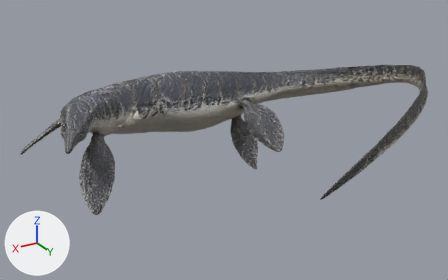
The glTF model public/assets/triassic/creatures/askeptosaurus.preview.glb, before and after one commit.
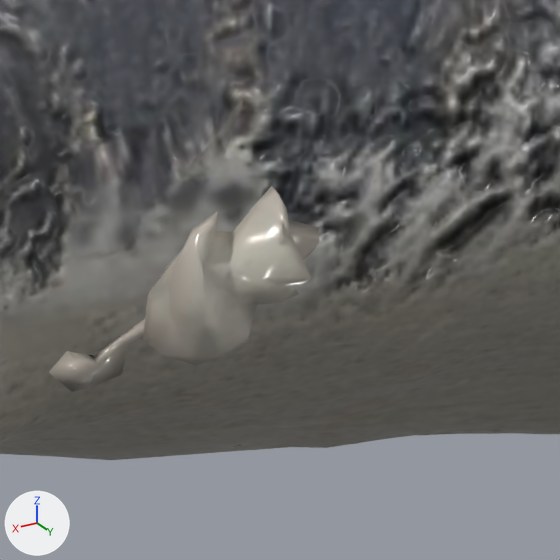
Old and new are each drawn whole from a 50 mm camera at (0.791, 1.342, 0.633) aimed at (-0.004, 0.017, -0.029) and again close up on the part from 25% to 36% of the width and 34% to 51% of the height. Lighting does not change. The marker at lower left points along +X, +Y and +Z. The first two pictures are the older version. Vertices at exactly the same position are counted once.

Script lines for the objects in view, before the commit:
```python
me_tripo_mesh_93520fae_b1e1_4356_a4e1_46f978243502_001 = bpy.data.meshes.new('tripo_mesh_93520fae-b1e1-4356-a4e1-46f978243502.001')
me_tripo_mesh_93520fae_b1e1_4356_a4e1_46f978243502_001.from_pydata(...)  # 9597 vertices, 19186 faces; spans x -0.43..0.43, y -0.5..0.5, z -0.2..0.2
me_tripo_mesh_93520fae_b1e1_4356_a4e1_46f978243502_001.materials.append(mat_tripo_material_93520fae_b1e1_4356_a4e1_46f978243502)
ob_tripo_node_93520fae_b1e1_4356_a4e1_46f978243502_001 = bpy.data.objects.new('tripo_node_93520fae-b1e1-4356-a4e1-46f978243502.001', me_tripo_mesh_93520fae_b1e1_4356_a4e1_46f978243502_001)
ob_tripo_node_93520fae_b1e1_4356_a4e1_46f978243502_001.location = (0.0, 0.0, 0.0)
```
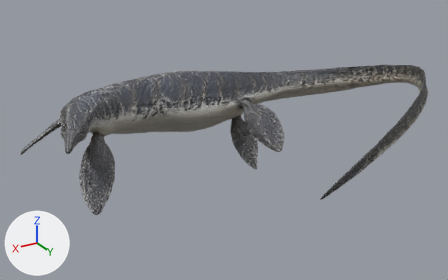
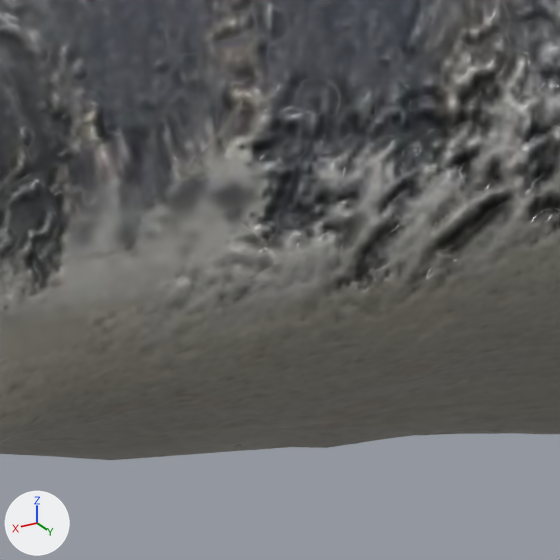
Changed parts and their boxes (x1, y1, x2, y2) in the close-ups (560 x 560 px):
```json
{"part": 1, "of": "me_tripo_mesh_93520fae_b1e1_4356_a4e1_46f978243502_001", "change": "deleted", "before": [49, 186, 320, 392]}
```

Scene script edits in JSON lines:
```json
{"block": "me_tripo_mesh_93520fae_b1e1_4356_a4e1_46f978243502_001", "where": "# used by ob_tripo_node_93520fae_b1e1_4356_a4e1_46f978243502_001; location = (0.0, 0.0, 0.0)"}
{"op": "remove", "block": "me_tripo_mesh_93520fae_b1e1_4356_a4e1_46f978243502_001", "code": "me_tripo_mesh_93520fae_b1e1_4356_a4e1_46f978243502_001.from_pydata(...)  # 9597 vertices, 19186 faces; spans x -0.43..0.43, y -0.5..0.5, z -0.2..0.2"}
{"op": "add", "block": "me_tripo_mesh_93520fae_b1e1_4356_a4e1_46f978243502_001", "code": "me_tripo_mesh_93520fae_b1e1_4356_a4e1_46f978243502_001.from_pydata(...)  # 9478 vertices, 18952 faces; spans x -0.43..0.43, y -0.5..0.5, z -0.2..0.2"}
{"block": "me_tripo_mesh_93520fae_b1e1_4356_a4e1_46f978243502_001", "change": "me_tripo_mesh_93520fae_b1e1_4356_a4e1_46f978243502_001 part 1: the loose piece of 94 vertices spanning x 0.152..0.218, y -0.19..-0.151, z -0.022..0.028 is deleted"}
{"block": "me_tripo_mesh_93520fae_b1e1_4356_a4e1_46f978243502_001", "change": "other edits to the shape of me_tripo_mesh_93520fae_b1e1_4356_a4e1_46f978243502_001 do not show in these pictures"}
```
